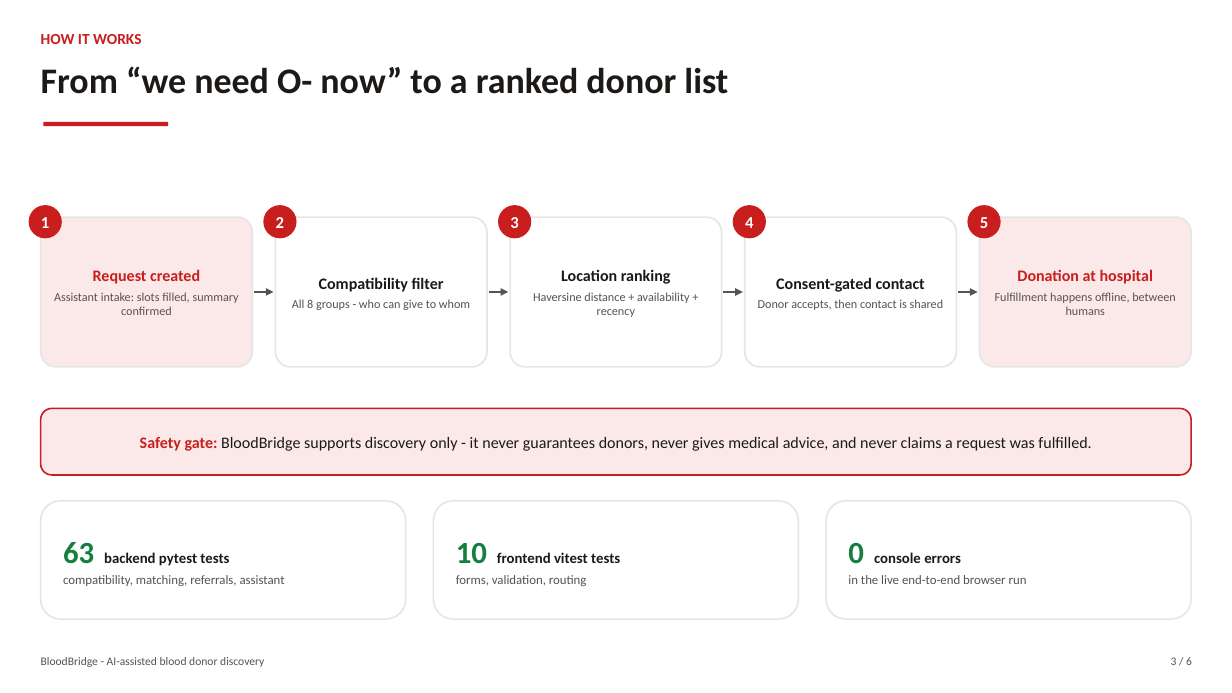
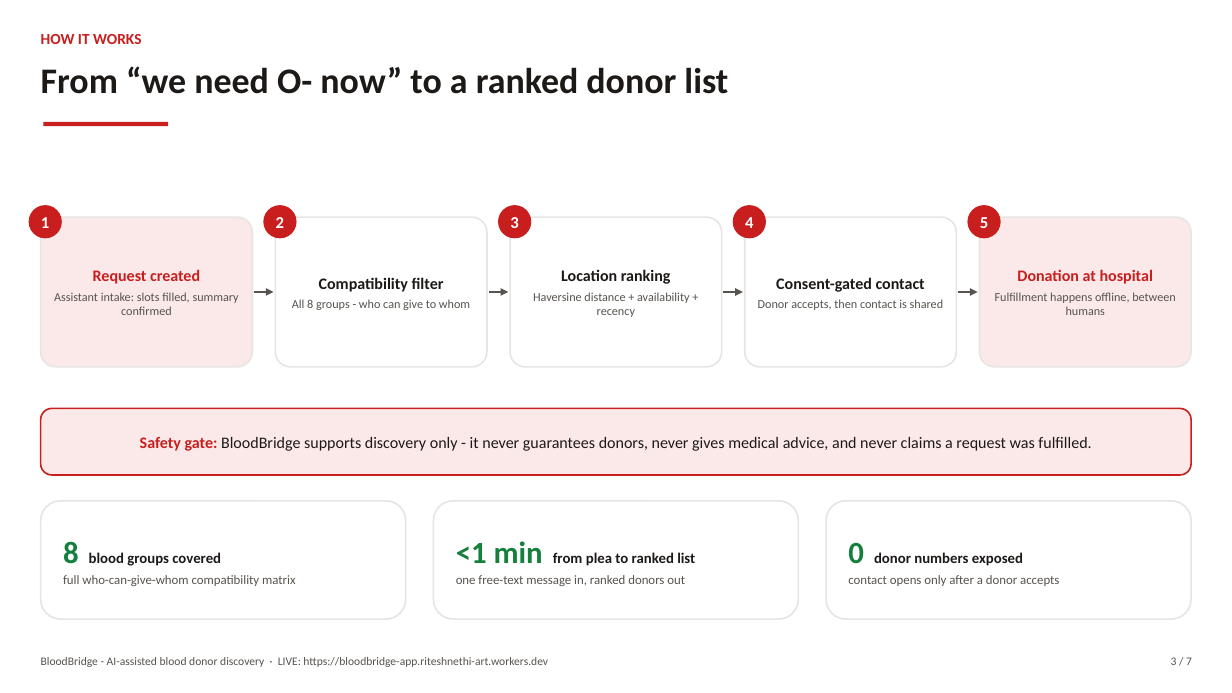
Before and after one commit to riteshnethi-art/bloodbridge, a slide deck: slide 3 of BloodBridge_Pitch.pptx. Drawn at 1232x693 pixels with LibreOffice and Linux fonts; fonts in the diff are those of the drawing. Boxes give left, top, right and bottom in pixels: in the first picture for what was removed or moved away, otherwise in the second. Text is boxed around its words. In the diff, an @@ line names an element or a change of style, - is before the commit and + after.

Commit message:
Deck v2: live product screenshots, QR code for live URL, walkthrough slide

```diff
--- a/BloodBridge_Pitch.pptx
+++ b/BloodBridge_Pitch.pptx
@@ text in rounded rectangle at (x1=63, y1=541, x2=295, y2=586): text changed @@
-63 backend pytest tests
-compatibility, matching, referrals, assistant
+8 blood groups covered
+full who-can-give-whom compatibility matrix
@@ text in rounded rectangle at (x1=456, y1=541, x2=695, y2=586): text changed @@
-10 frontend vitest tests
-forms, validation, routing
+<1 min from plea to ranked list
+one free-text message in, ranked donors out
@@ text in rounded rectangle at (x1=848, y1=543, x2=1059, y2=586): text changed @@
-0 console errors
-in the live end-to-end browser run
+0 donor numbers exposed
+contact opens only after a donor accepts
@@ text at (x1=41, y1=657, x2=548, y2=667): text changed @@
-BloodBridge - AI-assisted blood donor discovery
+BloodBridge - AI-assisted blood donor discovery · LIVE: https://bloodbridge-app.riteshnethi-art.workers.dev
@@ text at (x1=1171, y1=657, x2=1192, y2=665): text changed @@
-3 / 6
+3 / 7
```
Also in this commit, not shown: 5 other slides changed, 1 slide added, 15 other files.
